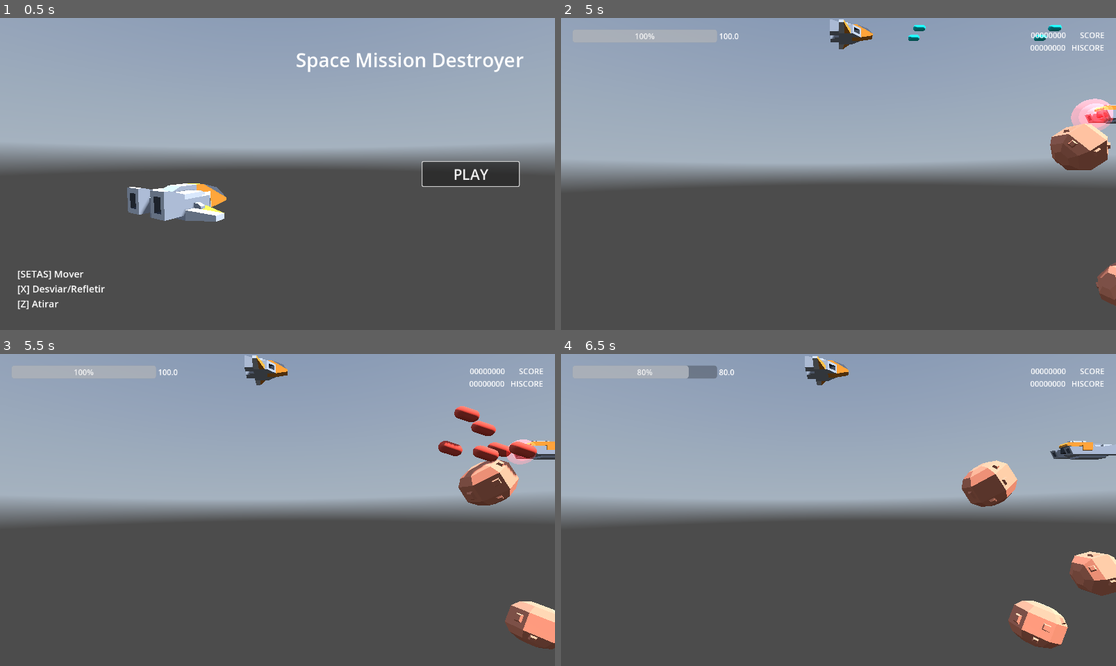
Above: before the commit, frames 1-4 (two rows, left to right).
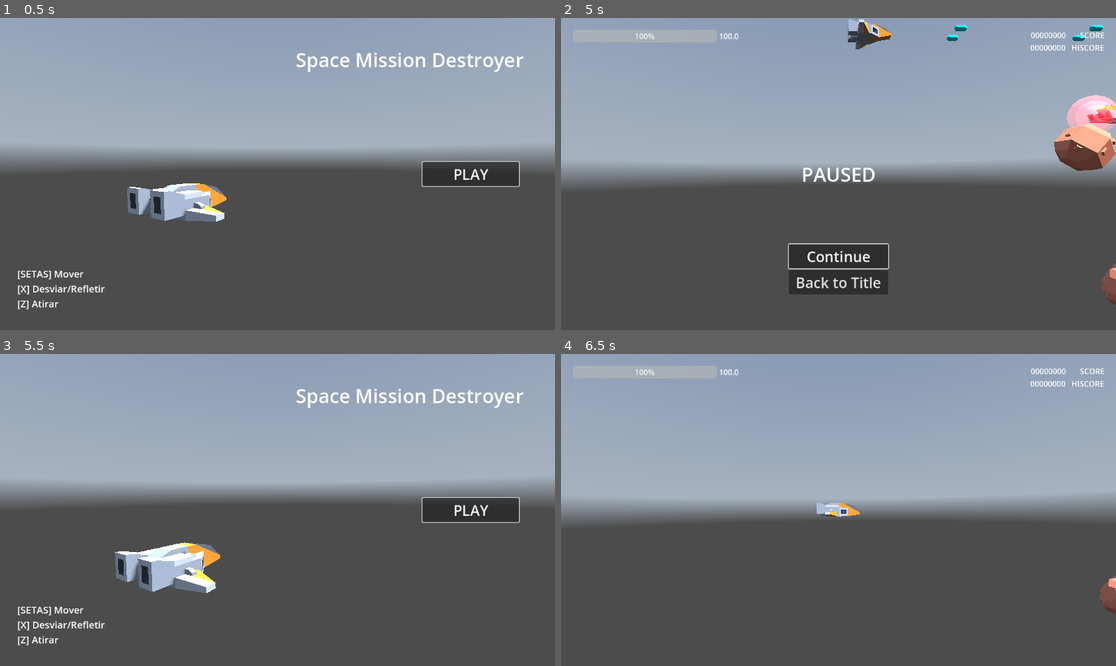
Above: after the commit, the same moments.

Repository: thomz2/smd-space-shooter
Game: Godot game, scene res://scenes/screens/main_menu.tscn
Two runs of this game, one before a commit and one after it. Both use one fixed random seed, a clock stepped at 60 frames per second and the inputs below. A sky picture missing from this copy of the repository is replaced by a grey-blue gradient.
Inputs (mouse positions are in pixels of both pictures, inside the frame that each line leads up to):
- Up to frame 1 (0.5 s): no input
- Up to frame 2 (5 s): click "PLAY" at 0.5 s; tap Enter at 1.25 s; move the mouse to (960, 158) at 1.27 s; hold Right (ui_right) 1.28-2.03 s; tap X (dodge) at 1.35, 3.6 s; move the mouse to (727, 189) at 2.02 s; hold Down (ui_down) 2.03-2.78 s; tap Z (shoot) at 2.1 s; move the mouse to (894, 105) at 2.77 s; hold Right (ui_right) 2.78-3.53 s; tap R at 2.85 s; move the mouse to (810, 236) at 3.52 s; hold Up (ui_up) 3.53-4.28 s; move the mouse to (1005, 220) at 4.27 s; hold Left (ui_left) from 4.28 s (still down); hold Z (shoot) from 4.28 s (still down); tap Escape (pause, bound only after the commit) at 4.9 s
- Up to frame 3 (5.5 s): release Left (ui_left) at 5 s; release Z (shoot) at 5 s; click (277, 619) at 5 s, where only the run after the commit has a clickable "Back to Title"
- Up to frame 4 (6.5 s): click (1032, 510) at 5.75 s, where only the run after the commit has a clickable "PLAY"

Frame 1 is identical in both runs. In frame 2, 5.2% of the frame differs, in the area x 40-100%, y 0-93%; in frame 3, 18%, in the area x 0-100%, y 0-95%; in frame 4, 4.8%.

Commit message:
pause screen

Diff:
--- a/project.godot
+++ b/project.godot
@@ -44,6 +44,11 @@
 "events": [Object(InputEventKey,"resource_local_to_scene":false,"resource_name":"","device":-1,"window_id":0,"alt_press …(192 unchanged characters)…
 ]
 }
+pause={
+"deadzone": 0.5,
+"events": [Object(InputEventKey,"resource_local_to_scene":false,"resource_name":"","device":-1,"window_id":0,"alt_pressed":false,"shift_pressed":false,"ctrl_pressed":false,"meta_pressed":false,"pressed":false,"keycode":0,"physical_keycode":4194305,"key_label":0,"unicode":0,"location":0,"echo":false,"script":null)
+]
+}
 
 [layer_names]
 
--- a/scenes/map/test_infinity.tscn
+++ b/scenes/map/test_infinity.tscn
@@ -1,7 +1,8 @@
-[gd_scene load_steps=9 format=3 uid="uid://blutrpxa4jgw8"]
+[gd_scene load_steps=10 format=3 uid="uid://blutrpxa4jgw8"]
 
 [ext_resource type="Environment" uid="uid://dmky6ixl1xvdh" path="res://assets/resources/space_environment.tres" id="1_7lg4x"]
 [ext_resource type="PackedScene" uid="uid://cvya6ox4fom6q" path="res://scenes/player/player.tscn" id="1_d7tgc"]
+[ext_resource type="PackedScene" uid="uid://down3vre3e3pi" path="res://scenes/screens/pause_screen.tscn" id="1_lgg3r"]
 [ext_resource type="Script" path="res://scripts/skybox_rotation.gd" id="2_psal4"]
 [ext_resource type="Script" path="res://scenes/enemies/spawner.gd" id="2_qjig3"]
 [ext_resource type="Script" path="res://scripts/camera_3d_shaker.gd" id="3_sai3f"]
@@ -13,6 +14,8 @@
 [sub_resource type="WorldBoundaryShape3D" id="WorldBoundaryShape3D_ggmvq"]
 
 [node name="TestInfinity" type="Node3D"]
+
+[node name="PauseScreen" parent="." instance=ExtResource("1_lgg3r")]
 
 [node name="InBetweenWaves" type="Timer" parent="."]
 wait_time = 6.0
--- a/scenes/player/heads_up_display.tscn
+++ b/scenes/player/heads_up_display.tscn
@@ -14,6 +14,7 @@
 anchor_bottom = 1.0
 grow_horizontal = 2
 grow_vertical = 2
+mouse_filter = 2
 theme_override_constants/margin_left = 24
 theme_override_constants/margin_top = 24
 theme_override_constants/margin_right = 24
--- /dev/null
+++ b/scenes/screens/base_pause_screen.gd
@@ -0,0 +1,44 @@
+class_name BasePauseScreen
+extends CanvasLayer
+
+var is_open := false
+var is_busy := false
+
+
+func _ready():
+	process_mode = Node.PROCESS_MODE_ALWAYS
+
+
+func _unhandled_input(event:InputEvent) -> void:
+	if not is_busy and event.is_action("pause") and event.is_pressed():
+		if is_open:
+			_close()
+		else:
+			_open()
+		get_viewport().set_input_as_handled()
+		# this makes it so other screens don't capture the pause event as well.
+
+@warning_ignore("redundant_await")
+func _open() -> void:
+	is_busy = true
+	get_tree().paused = true
+	await open()
+	is_open = true
+	is_busy = false
+
+@warning_ignore("redundant_await")
+func _close() -> void:
+	is_busy = true
+	await close()
+	get_tree().paused = false
+	is_open = false
+	is_busy = false
+
+
+# Overridable function
+func open() -> void:
+	return
+
+# Overridable function
+func close() -> void:
+	return
--- a/scenes/screens/game_over_popup.tscn
+++ b/scenes/screens/game_over_popup.tscn
@@ -1,6 +1,21 @@
 [gd_scene load_steps=5 format=3 uid="uid://prlavkdvjogk"]
 
 [ext_resource type="Script" path="res://scenes/screens/game_over_popup.gd" id="1_vfkol"]
+
+[sub_resource type="Animation" id="Animation_xiwgn"]
+length = 0.001
+tracks/0/type = "value"
+tracks/0/imported = false
+tracks/0/enabled = true
+tracks/0/path = NodePath(".:position")
+tracks/0/interp = 1
+tracks/0/loop_wrap = true
+tracks/0/keys = {
+"times": PackedFloat32Array(0),
+"transitions": PackedFloat32Array(1),
+"update": 0,
+"values": [Vector2(0, 0)]
+}
 
 [sub_resource type="Animation" id="Animation_x5wb5"]
 resource_name = "start"
@@ -31,21 +46,6 @@
 }]
 }
 
-[sub_resource type="Animation" id="Animation_xiwgn"]
-length = 0.001
-tracks/0/type = "value"
-tracks/0/imported = false
-tracks/0/enabled = true
-tracks/0/path = NodePath(".:position")
-tracks/0/interp = 1
-tracks/0/loop_wrap = true
-tracks/0/keys = {
-"times": PackedFloat32Array(0),
-"transitions": PackedFloat32Array(1),
-"update": 0,
-"values": [Vector2(0, 0)]
-}
-
 [sub_resource type="AnimationLibrary" id="AnimationLibrary_y1kv4"]
 _data = {
 "RESET": SubResource("Animation_xiwgn"),
@@ -57,8 +57,6 @@
 anchors_preset = 15
 anchor_right = 1.0
 anchor_bottom = 1.0
-offset_top = 1080.0
-offset_bottom = 1080.0
 grow_horizontal = 2
 grow_vertical = 2
 script = ExtResource("1_vfkol")
--- /dev/null
+++ b/scenes/screens/pause_screen.gd
@@ -0,0 +1,24 @@
+extends BasePauseScreen
+
+
+func _ready() -> void:
+	super()
+	visible = false
+
+
+func open():
+	visible = true
+	$VBoxContainer/BtnContinue.grab_focus()
+	pass
+
+func close():
+	visible = false
+
+
+func _on_btn_continue_pressed() -> void:
+	_close()
+
+
+func _on_btn_title_pressed() -> void:
+	_close() #unpauses
+	get_tree().change_scene_to_file("res://scenes/screens/main_menu.tscn")
--- /dev/null
+++ b/scenes/screens/pause_screen.tscn
@@ -0,0 +1,48 @@
+[gd_scene load_steps=2 format=3 uid="uid://down3vre3e3pi"]
+
+[ext_resource type="Script" path="res://scenes/screens/pause_screen.gd" id="1_7nrhc"]
+
+[node name="PauseScreen" type="CanvasLayer"]
+script = ExtResource("1_7nrhc")
+
+[node name="VBoxContainer" type="VBoxContainer" parent="."]
+anchors_preset = 8
+anchor_left = 0.5
+anchor_top = 0.5
+anchor_right = 0.5
+anchor_bottom = 0.5
+offset_left = -103.0
+offset_top = 146.0
+offset_right = 103.0
+offset_bottom = 250.0
+grow_horizontal = 2
+grow_vertical = 2
+
+[node name="BtnContinue" type="Button" parent="VBoxContainer"]
+layout_mode = 2
+theme_override_font_sizes/font_size = 30
+text = "Continue"
+
+[node name="BtnTitle" type="Button" parent="VBoxContainer"]
+layout_mode = 2
+theme_override_font_sizes/font_size = 30
+text = "Back to Title"
+
+[node name="Label" type="Label" parent="."]
+anchors_preset = 8
+anchor_left = 0.5
+anchor_top = 0.5
+anchor_right = 0.5
+anchor_bottom = 0.5
+offset_left = -77.0
+offset_top = -27.5
+offset_right = 77.0
+offset_bottom = 27.5
+grow_horizontal = 2
+grow_vertical = 2
+theme_override_font_sizes/font_size = 40
+text = "PAUSED"
+horizontal_alignment = 1
+
+[connection signal="pressed" from="VBoxContainer/BtnContinue" to="." method="_on_btn_continue_pressed"]
+[connection signal="pressed" from="VBoxContainer/BtnTitle" to="." method="_on_btn_title_pressed"]
